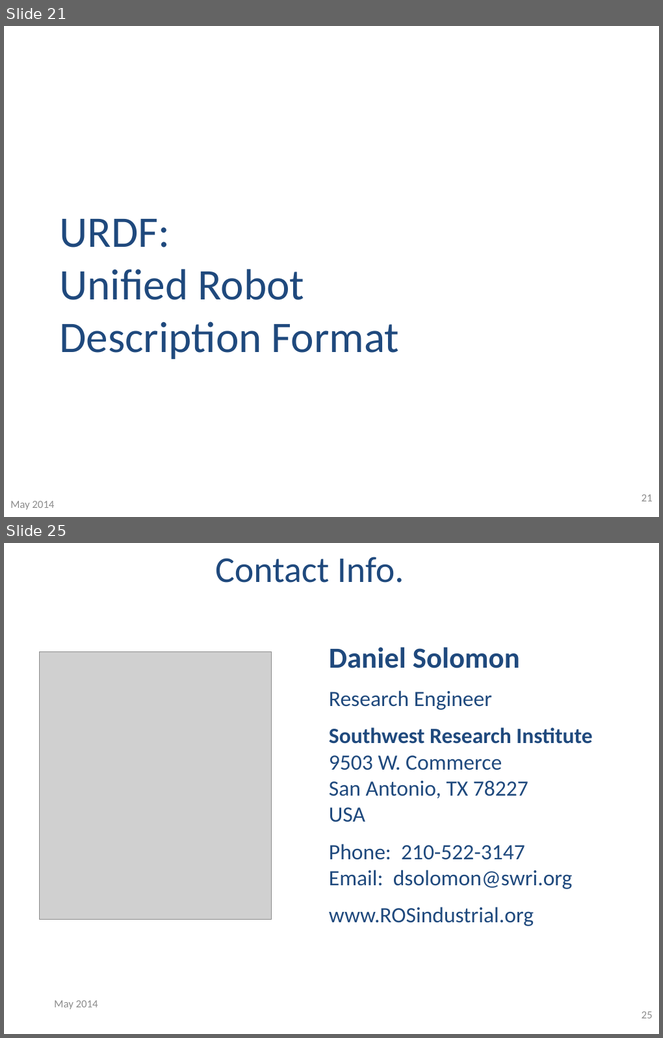
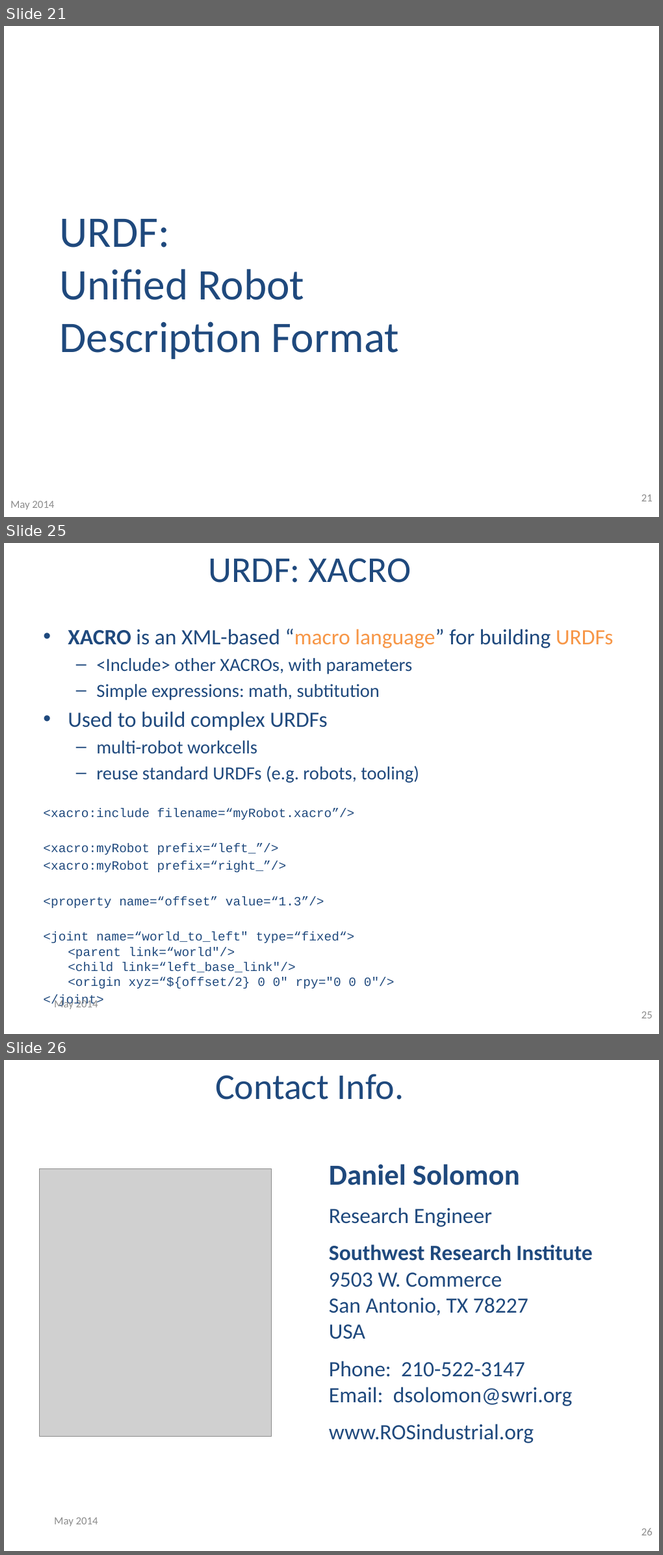
Before and after one commit to ros-industrial/industrial_training, a slide deck: training/slides/ROS-I Basic Developers Training - Session 2(Hydro).pptx. Shown one above the other, each under a label of ours: slides 21 and 25 before the commit, slides 21, 25 and 26 after it; the slides between them are not shown. The pictures are 663x1038 and 663x1555 pixels, drawn with LibreOffice and Linux fonts; fonts in the diff are those of the drawing; grey boxes stand for pictures; background and template pictures are left out. Boxes give left, top, right and bottom in pixels: in the first picture for what was removed or moved away, otherwise in the second. Text is boxed around its words. In the diff, an @@ line names an element or a change of style, - is before the commit and + after.

```diff
--- a/training/slides/ROS-I Basic Developers Training - Session 2(Hydro).pptx
+++ b/training/slides/ROS-I Basic Developers Training - Session 2(Hydro).pptx
@@ slide 25 added at [4,543,659,1034], background picture (left out) @@
@@ title added at [209,558,411,583], 40 pt, text #1F497D @@
+URDF: XACRO
@@ text added at [43,629,613,989], 13.9 pt, text #1F497D @@
+• XACRO is an XML-based “macro language” for building URDFs
+  – <Include> other XACROs, with parameters
+  – Simple expressions: math, subtitution
+• Used to build complex URDFs
+  – multi-robot workcells
+  – reuse standard URDFs (e.g. robots, tooling)
+<xacro:include filename=“myRobot.xacro”/>
+<xacro:myRobot prefix=“left_”/>
+<xacro:myRobot prefix=“right_”/>
+<property name=“offset” value=“1.3”/>
+<joint name=“world_to_left" type=“fixed“>
+<parent link=“world"/>
+<child link=“left_base_link"/>
+<origin xyz=“${offset/2} 0 0" rpy="0 0 0"/>
+</joint>
@@ text added at [54,999,98,1010], 12 pt, text #8C8C8C @@
+May 2014
@@ page number added at [642,1012,653,1019], 12 pt, text #8C8C8C @@
+25
@@ what was slide 25 is now slide 26 @@
@@ page number at [642,1529,653,1536]: text changed @@
-25
+26
```
Also in this commit, not shown: 3 slides changed.
